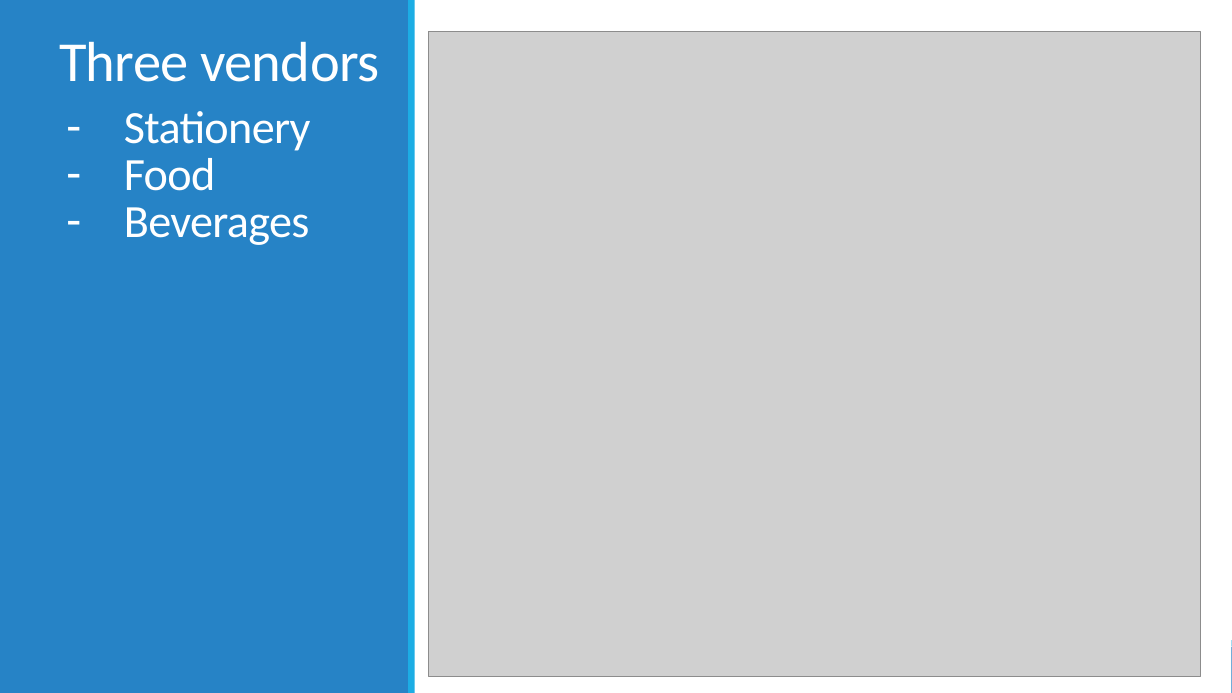
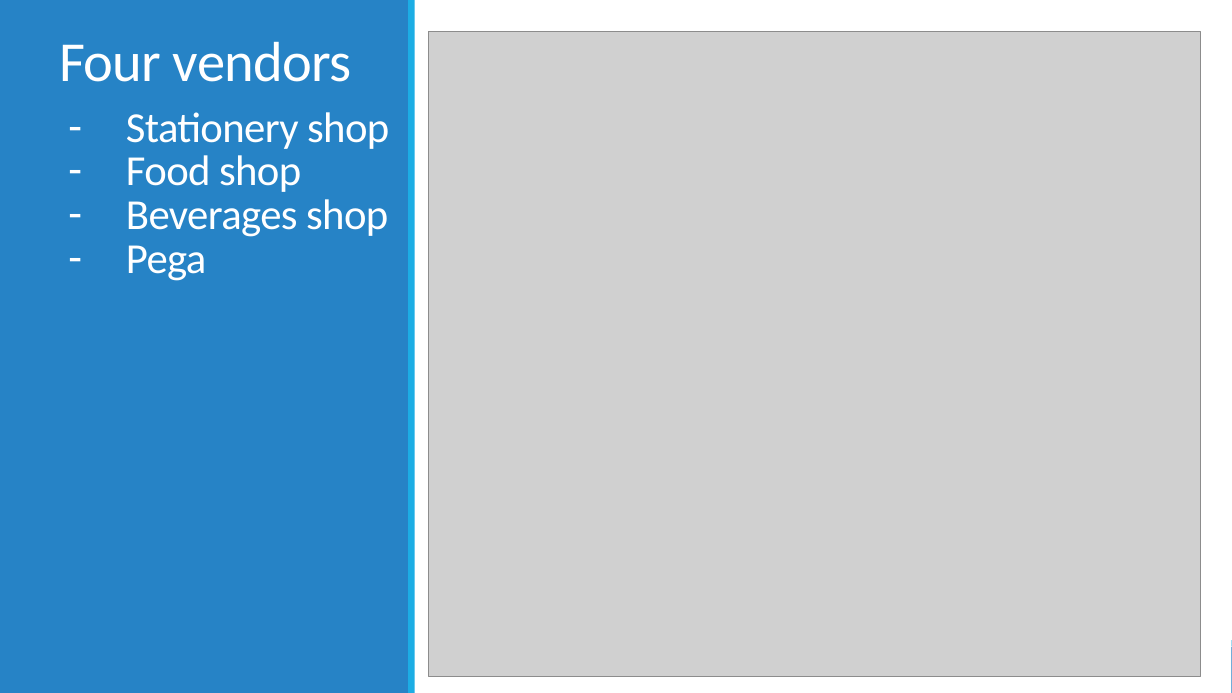
Before and after one commit to 210927-Reston-UiPath/Yu_T-P1-3NF, a slide deck: slide 6 of P1 presentation.pptx. Drawn at 1232x693 pixels with LibreOffice and Linux fonts; fonts in the diff are those of the drawing; grey boxes stand for pictures. Boxes give left, top, right and bottom in pixels: in the first picture for what was removed or moved away, otherwise in the second. Text is boxed around its words. In the diff, an @@ line names an element or a change of style, - is before the commit and + after.

```diff
--- a/P1 presentation.pptx
+++ b/P1 presentation.pptx
@@ title at box(59, 41, 352, 82): text changed @@
-Three vendors
+Four vendors
@@ text at box(126, 112, 389, 281): text changed; size 36 to 33.3 pt @@
-– Stationery
-– Food
-– Beverages
+– Stationery shop
+– Food shop
+– Beverages shop
+– Pega
```
Also in this commit, not shown: 4 other slides changed, 7 other files.
